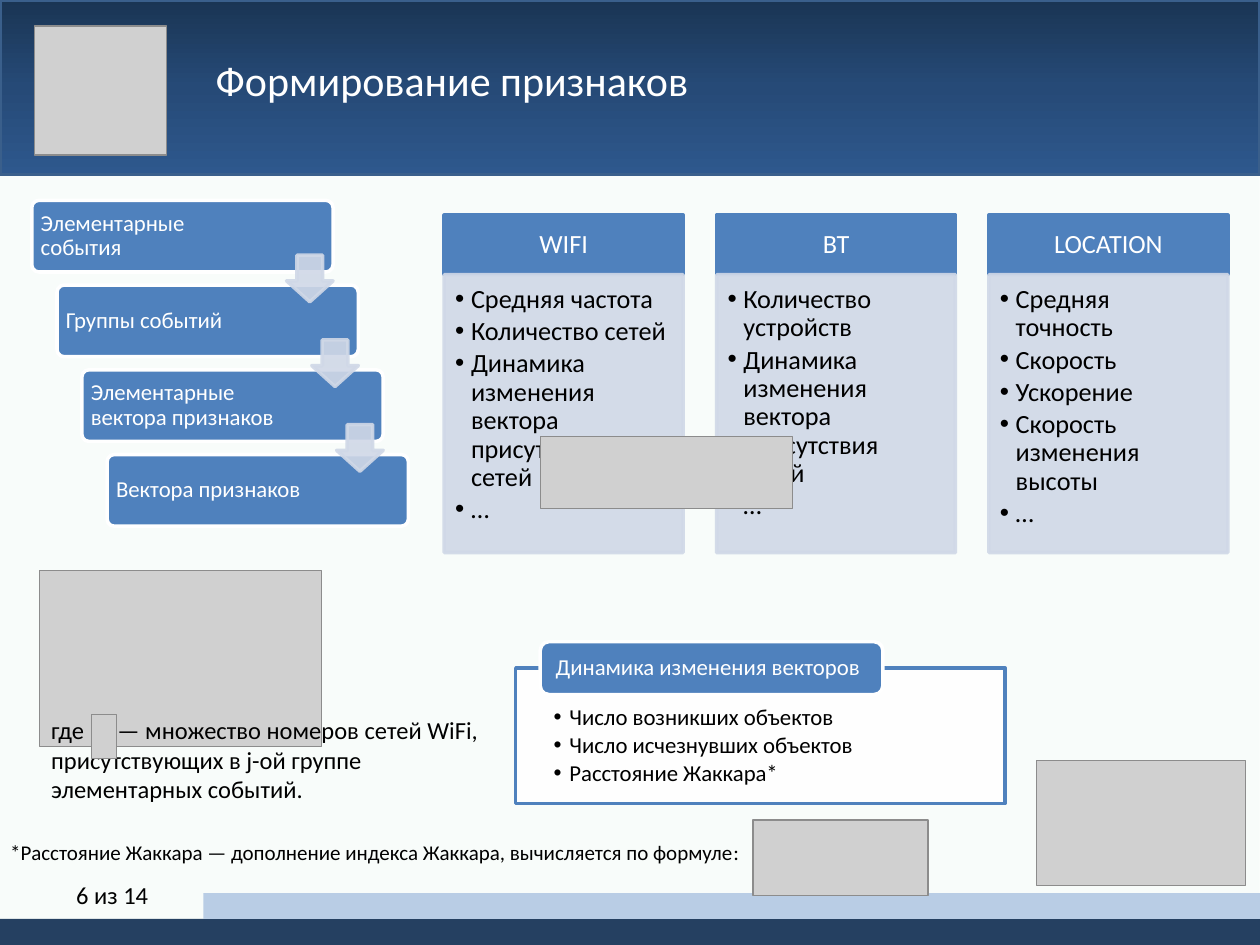
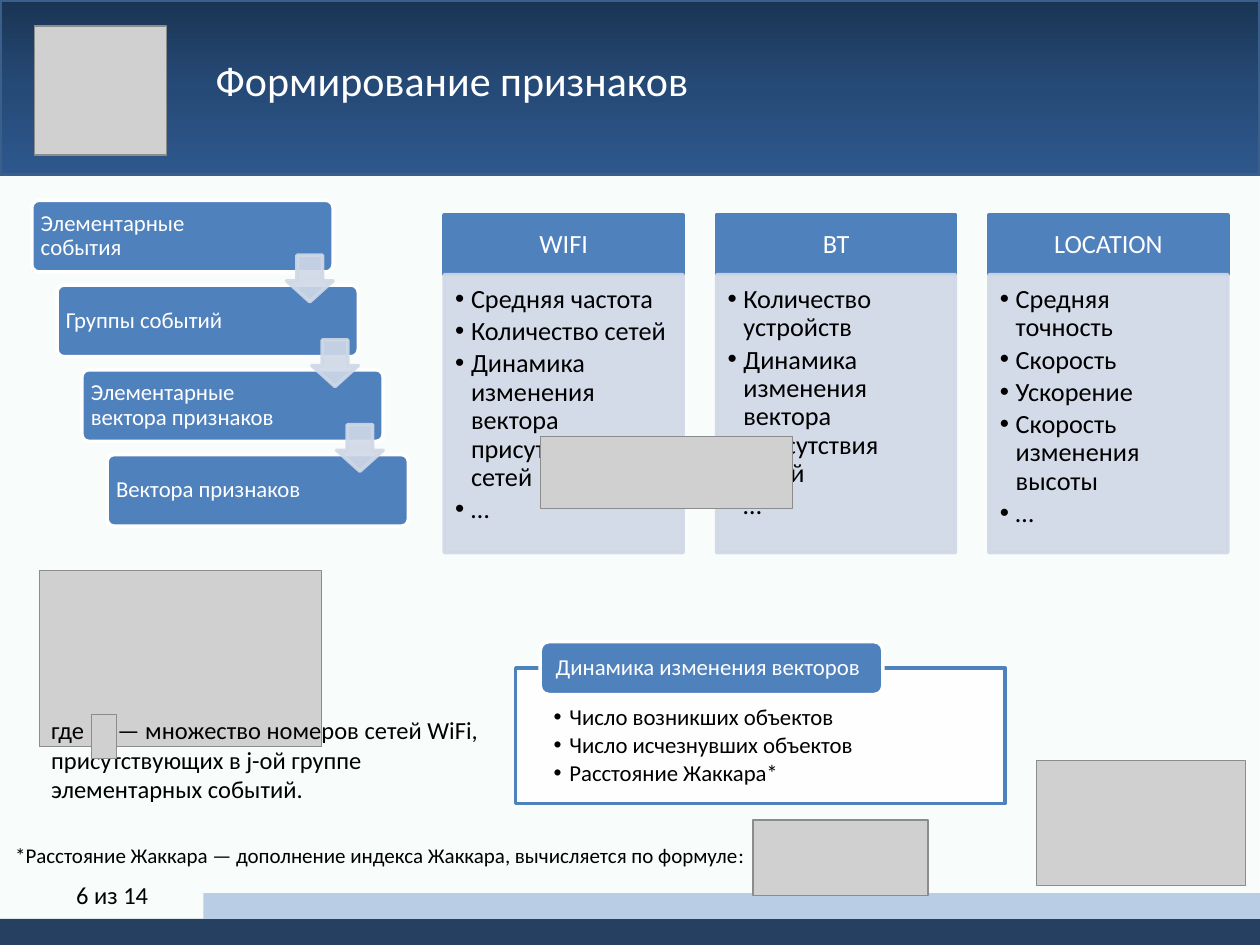
Before and after one commit to yerseg/bachelor_thesis, a slide deck: slide 6 of thesis_presentation.pptx. Drawn at 1260x945 pixels with LibreOffice and Linux fonts; fonts in the diff are those of the drawing; grey boxes stand for pictures. Boxes give left, top, right and bottom in pixels: in the first picture for what was removed or moved away, otherwise in the second. Text is boxed around its words. In the diff, an @@ line names an element or a change of style, - is before the commit and + after.

```diff
--- a/thesis_presentation.pptx
+++ b/thesis_presentation.pptx
@@ text "*Расстояние Жаккара — дополнение индекса ...": place and size @@
-text "*Расстояние Жаккара — дополнение индекса ..." at (10,845,739,864)
+text "*Расстояние Жаккара — дополнение индекса ..." at (15,848,744,867)
```
Also in this commit, not shown: 8 other slides changed, 3 slides added.
